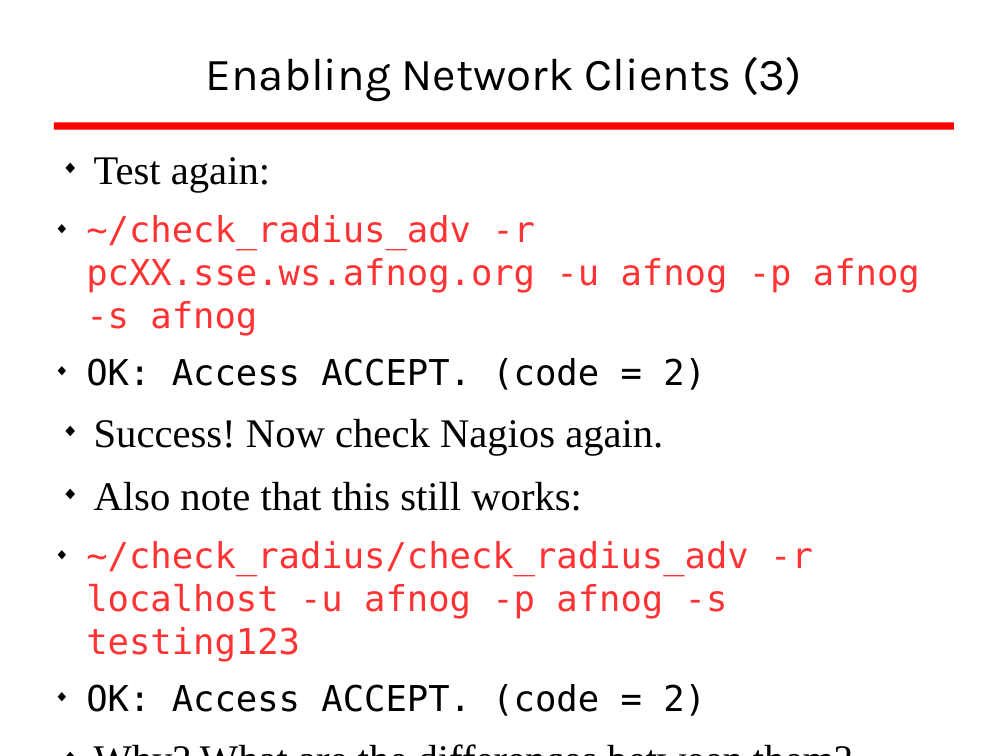
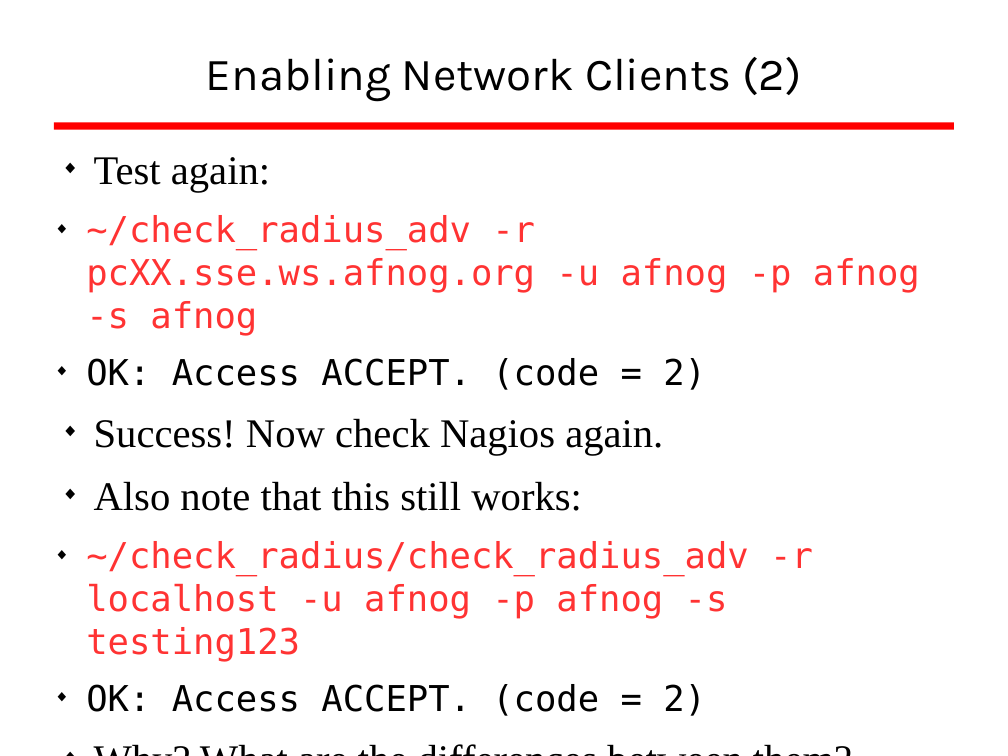
Before and after one commit to afnog/sse, a slide deck: slide 40 of radius/radius_presentation.odp. Drawn at 1008x756 pixels with LibreOffice and Linux fonts; fonts in the diff are those of the drawing; background and template pictures are left out. Boxes give left, top, right and bottom in pixels: in the first picture for what was removed or moved away, otherwise in the second. Text is boxed around its words. In the diff, an @@ line names an element or a change of style, - is before the commit and + after.

Commit message:
/ ‘radius/radius_presentation.odp’

```diff
--- a/radius/radius_presentation.odp
+++ b/radius/radius_presentation.odp
@@ title at (206,57,802,101): text changed @@
-Enabling Network Clients (3)
+Enabling Network Clients (2)
```
